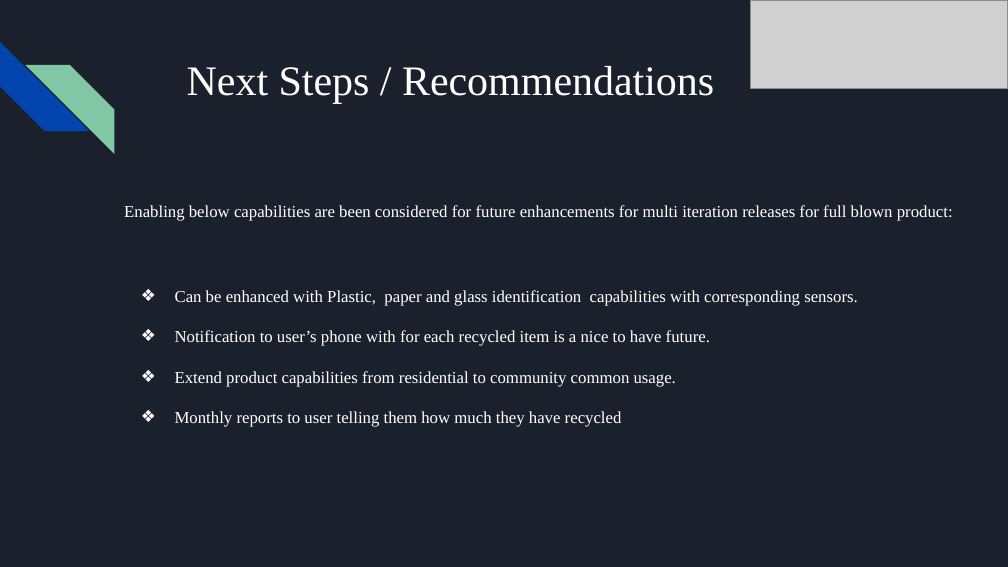
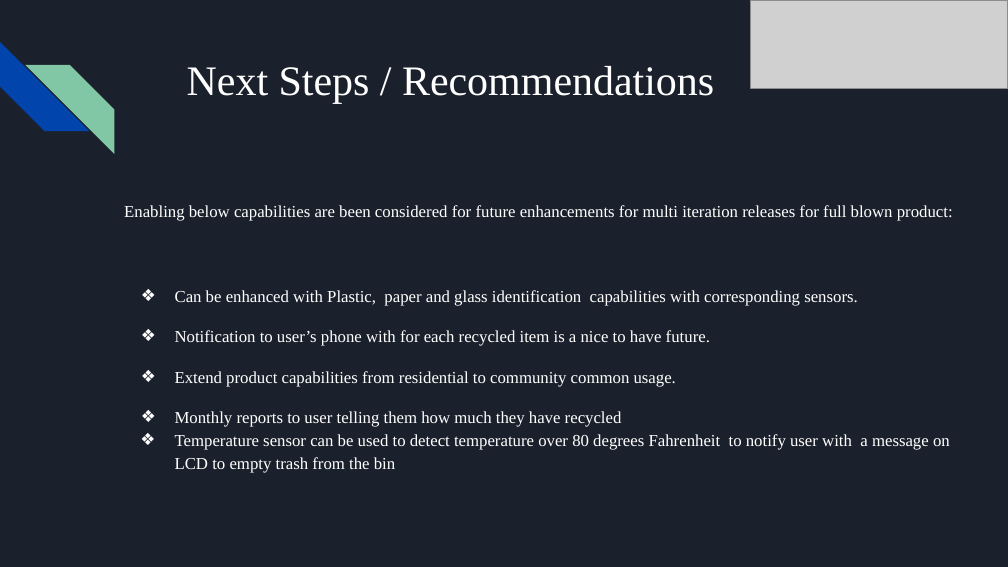
Before and after one commit to theroboknights/r3, a slide deck: slide 16 of presentations/R3 Technical Presentation.pptx (slide 13 before the commit). Drawn at 1008x567 pixels with LibreOffice and Linux fonts; fonts in the diff are those of the drawing; grey boxes stand for pictures. Boxes give left, top, right and bottom in pixels: in the first picture for what was removed or moved away, otherwise in the second. Text is boxed around its words. In the diff, an @@ line names an element or a change of style, - is before the commit and + after.

```diff
--- a/presentations/R3 Technical Presentation.pptx
+++ b/presentations/R3 Technical Presentation.pptx
@@ text at (175, 434, 950, 473): paragraph added @@
+❖ Temperature sensor can be used to detect temperature over 80 degrees Fahrenheit to notify user with a message on LCD to empty trash from the bin
```
Also in this commit, not shown: 3 other slides changed, 4 slides added, 1 slide removed.
